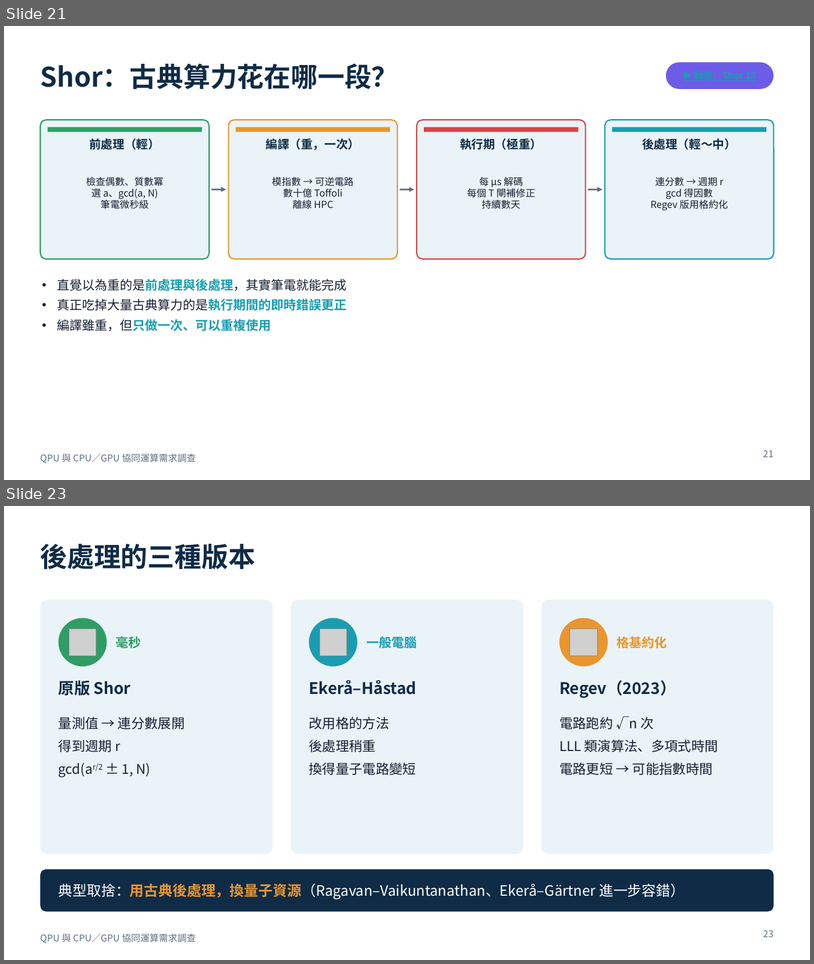
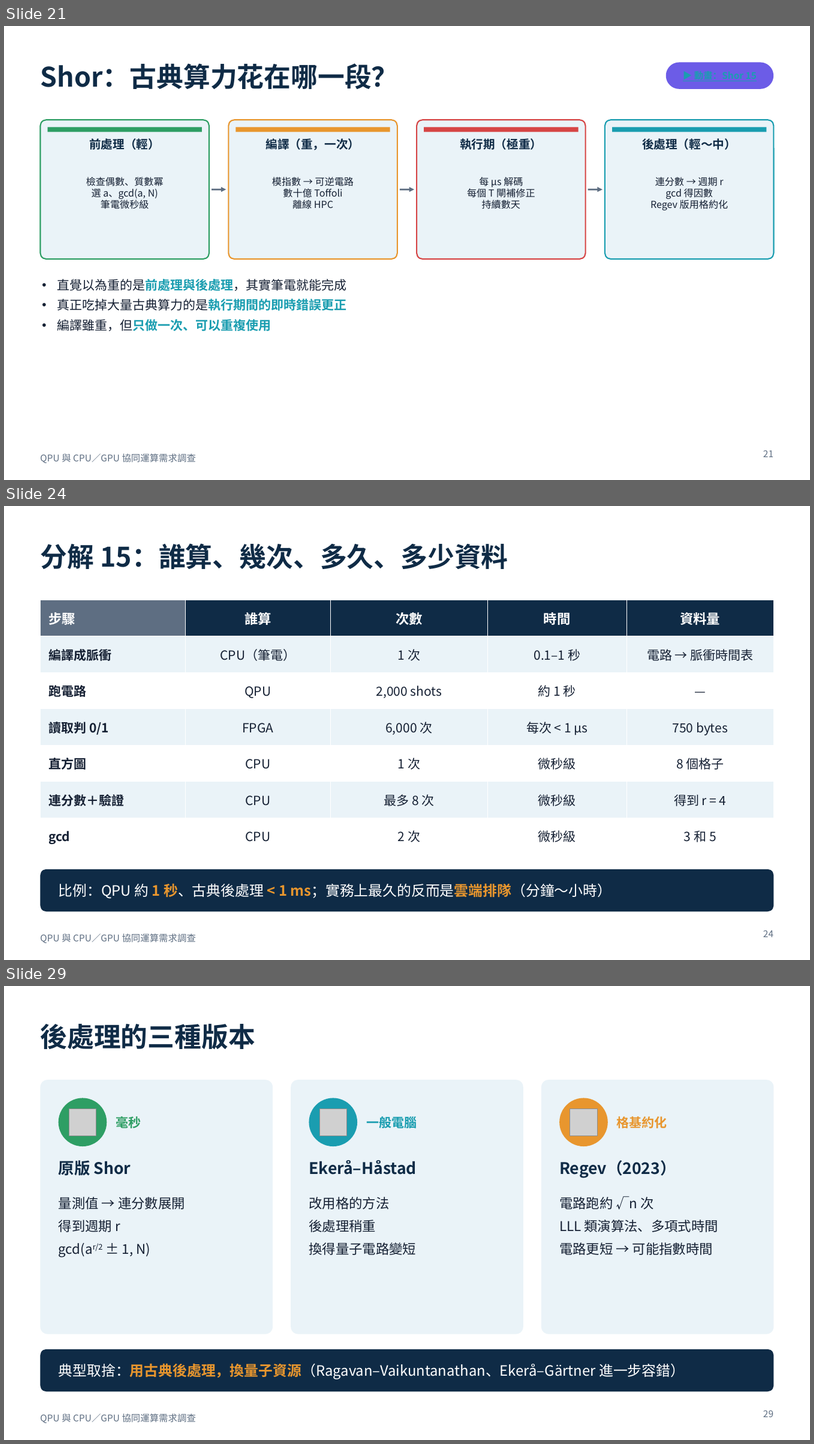
Before and after one commit to pcpcchen-coder/QuantumComputing, a slide deck: slides/output/qpu-cpu-gpu-hybrid.pptx. Shown one above the other, each under a label of ours: slides 21 and 23 before the commit, slides 21, 24 and 29 after it; the slides between them are not shown. The pictures are 814x964 and 814x1444 pixels, drawn with LibreOffice and Linux fonts; fonts in the diff are those of the drawing; grey boxes stand for pictures. Boxes give left, top, right and bottom in pixels: in the first picture for what was removed or moved away, otherwise in the second. Text is boxed around its words. In the diff, an @@ line names an element or a change of style, - is before the commit and + after.

```diff
--- a/slides/output/qpu-cpu-gpu-hybrid.pptx
+++ b/slides/output/qpu-cpu-gpu-hybrid.pptx
@@ slide 24 added at (4, 506, 810, 960), background #FFFFFF; not listed: 1 template element that a slide beside it also shows @@
@@ title added at (40, 543, 508, 569), 32 pt, text #0F2B46, bold @@
+分解 15：誰算、幾次、多久、多少資料
@@ table added at (40, 600, 774, 846), 7 rows, 5 columns @@
+步驟 | 誰算 | 次數 | 時間 | 資料量
+編譯成脈衝 | CPU（筆電） | 1 次 | 0.1–1 秒 | 電路 → 脈衝時間表
+跑電路 | QPU | 2,000 shots | 約 1 秒 | —
+讀取判 0/1 | FPGA | 6,000 次 | 每次 < 1 µs | 750 bytes
+直方圖 | CPU | 1 次 | 微秒級 | 8 個格子
+連分數＋驗證 | CPU | 最多 8 次 | 微秒級 | 得到 r = 4
+gcd | CPU | 2 次 | 微秒級 | 3 和 5
@@ rounded rectangle added at (40, 869, 774, 912), fill #0F2B46 @@
@@ text added at (59, 883, 612, 898), 17 pt, text #FFFFFF @@
+比例：QPU 約 1 秒、古典後處理 < 1 ms；實務上最久的反而是雲端排隊（分鐘～小時）
@@ page number added at (764, 930, 774, 937), 11 pt, text #5E6E82 @@
+24
@@ what was slide 23 is now slide 29 @@
@@ page number at (764, 1410, 774, 1417): text changed @@
-23
+29
```
Also in this commit, not shown: 1 slide changed, 5 other slides added, 9 other files.
